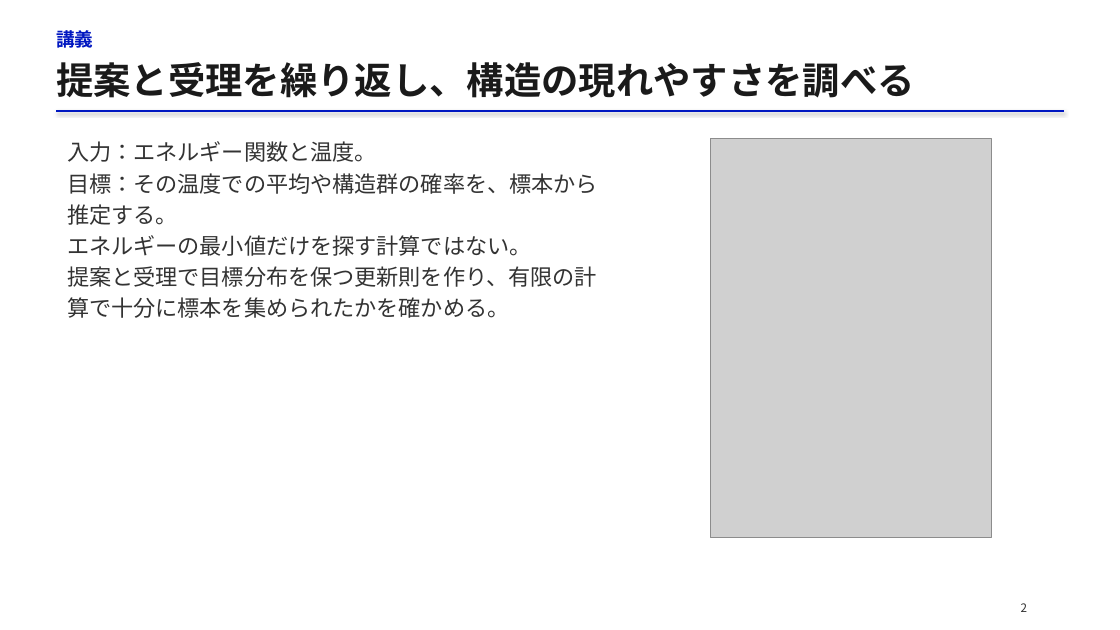
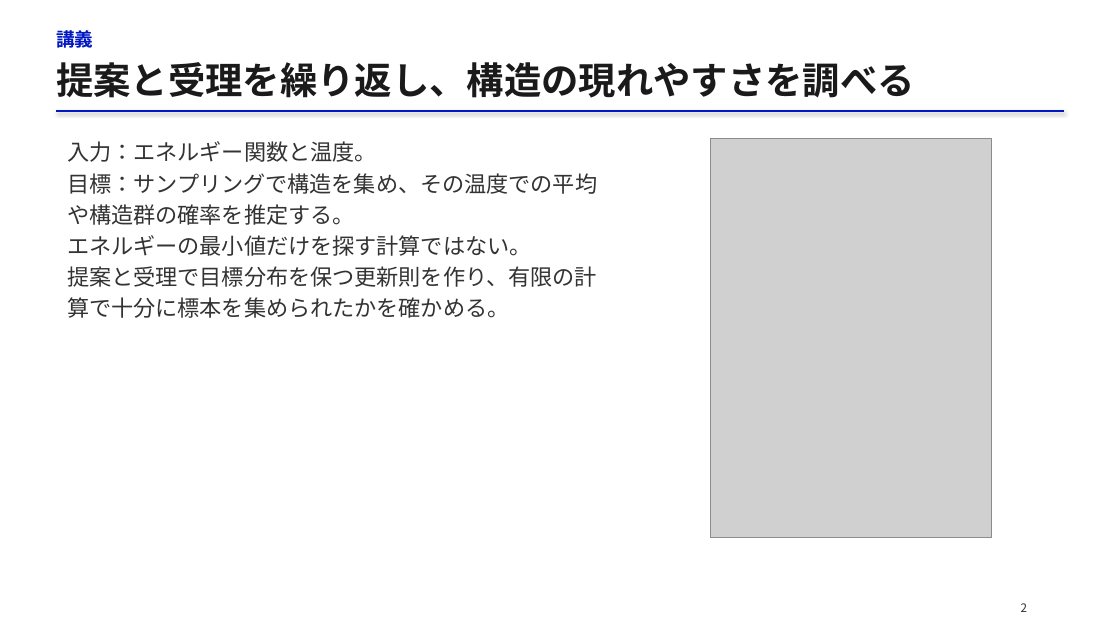
Before and after one commit to matsunagalab/lecture_bioinfo, a slide deck: slide 2 of 10_構造の分布を計算する/10_構造の分布を計算する.pptx. Drawn at 1120x630 pixels with LibreOffice and Linux fonts; fonts in the diff are those of the drawing; grey boxes stand for pictures. Boxes give left, top, right and bottom in pixels: in the first picture for what was removed or moved away, otherwise in the second. Text is boxed around its words. In the diff, an @@ line names an element or a change of style, - is before the commit and + after.

```diff
--- a/10_構造の分布を計算する/10_構造の分布を計算する.pptx
+++ b/10_構造の分布を計算する/10_構造の分布を計算する.pptx
@@ text at [67, 173, 597, 225]: text changed @@
-目標：その温度での平均や構造群の確率を、標本から推定する。
+目標：サンプリングで構造を集め、その温度での平均や構造群の確率を推定する。
```
Also in this commit, not shown: 18 other slides changed, 27 other files.
